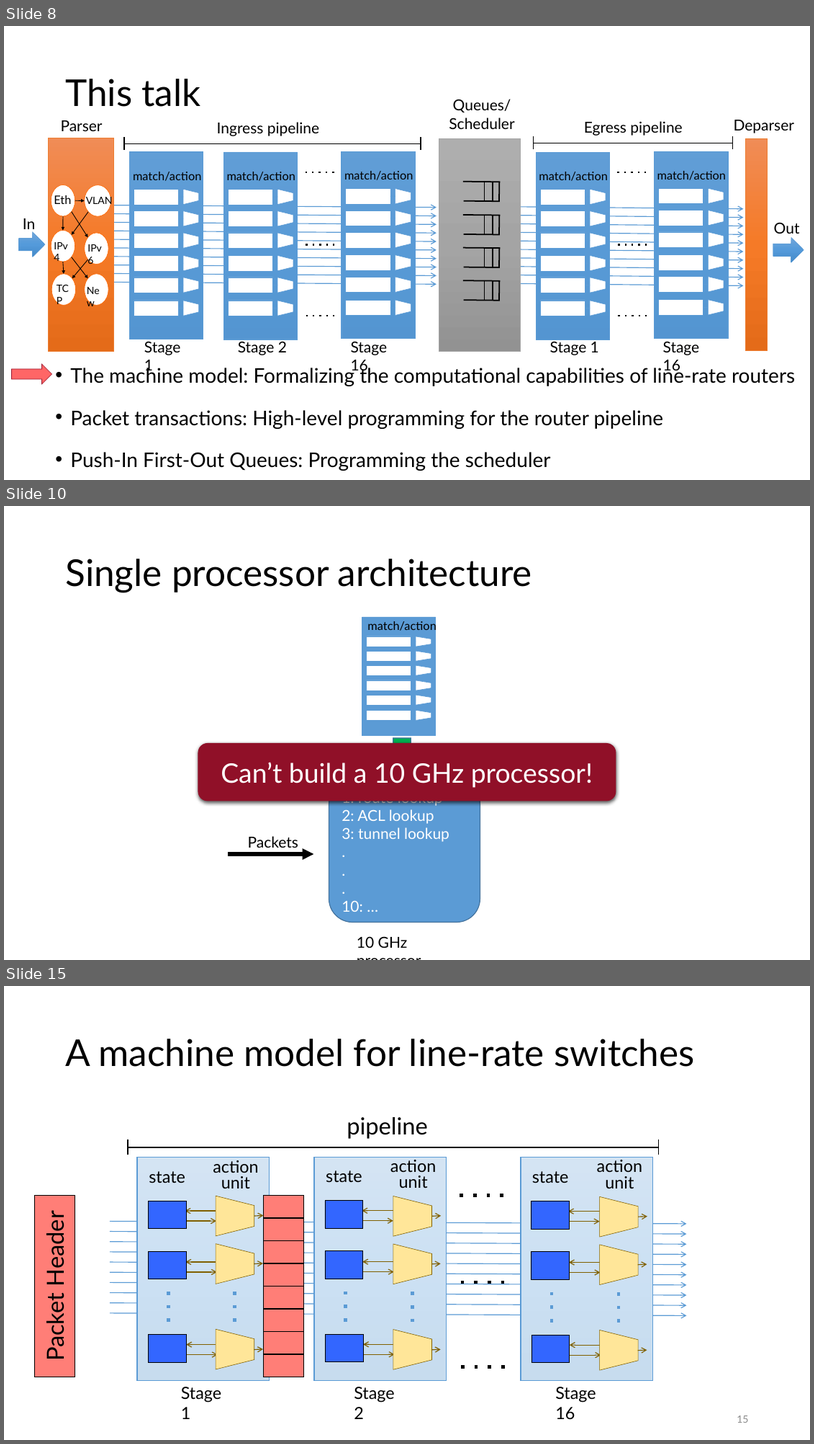
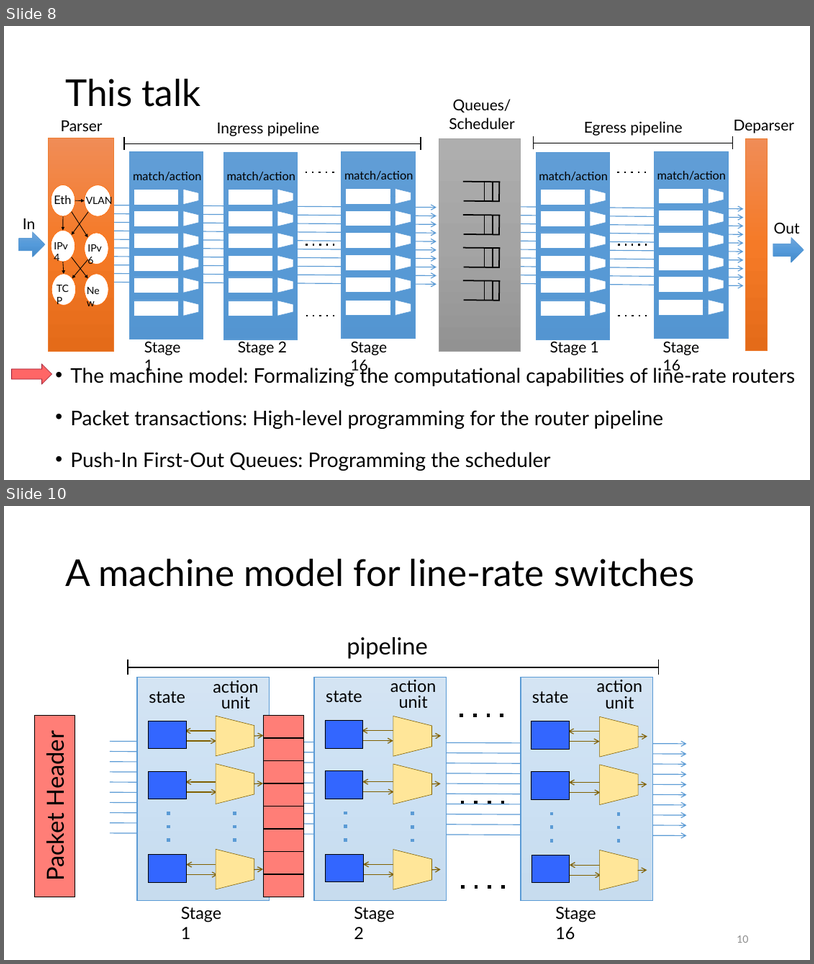
Before and after one commit to anirudhSK/pifo-domino-marple-ppts, a slide deck: combined_domino_pifo.pptx. Shown one above the other, each under a label of ours: slides 8, 10 and 15 before the commit, slides 8 and 10 after it; the slides between them are not shown. The pictures are 814x1444 and 814x964 pixels, drawn with LibreOffice and Linux fonts; fonts in the diff are those of the drawing. Boxes give left, top, right and bottom in pixels: in the first picture for what was removed or moved away, otherwise in the second. Text is boxed around its words. In the diff, an @@ line names an element or a change of style, - is before the commit and + after.

Commit message:
47:25, so shaved off a bit. Removing the overly simplistic architecture slides.

```diff
--- a/combined_domino_pifo.pptx
+++ b/combined_domino_pifo.pptx
@@ slide 10 removed at <box>4,506,810,960</box>, background #FFFFFF @@
@@ title removed at <box>65,559,532,592</box> @@
-Single processor architecture
@@ group removed at <box>362,617,436,735</box>: 7 rectangles, 6 trapezoids, 6 lines, 1 text @@
-match/action
@@ rounded rectangle removed at <box>198,743,617,801</box> @@
-Can’t build a 10 GHz processor!
@@ down arrow removed at <box>384,738,419,773</box> @@
@@ rounded rectangle removed at <box>329,780,481,921</box> @@
-1: route lookup
-2: ACL lookup
-3: tunnel lookup
-.
-.
-.
-10: …
@@ text removed at <box>248,836,298,847</box> @@
-Packets
@@ arrow removed from (229, 854) to (314, 854) @@
@@ text removed at <box>357,936,408,947</box> @@
-10 GHz processor
@@ what was slide 15 is now slide 10 @@
@@ page number at <box>737,935,748,942</box>: text changed @@
-15
+10
```
Also in this commit, not shown: 4 slides changed, 6 slides added, 4 other slides removed.
